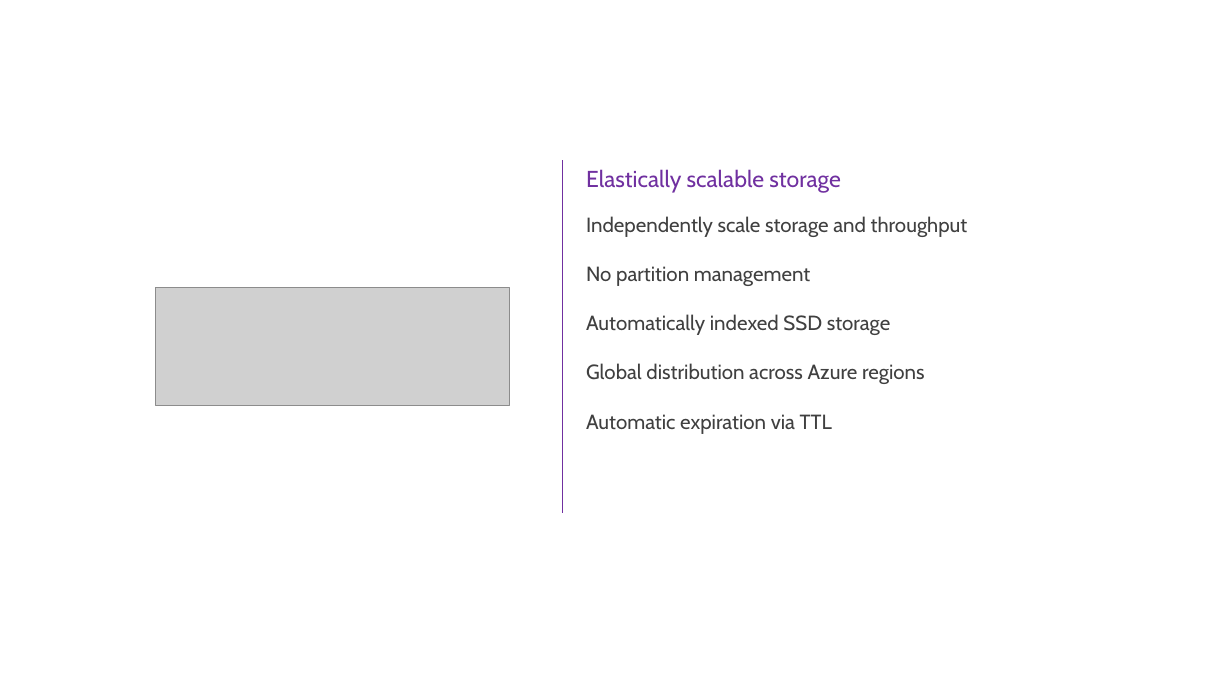
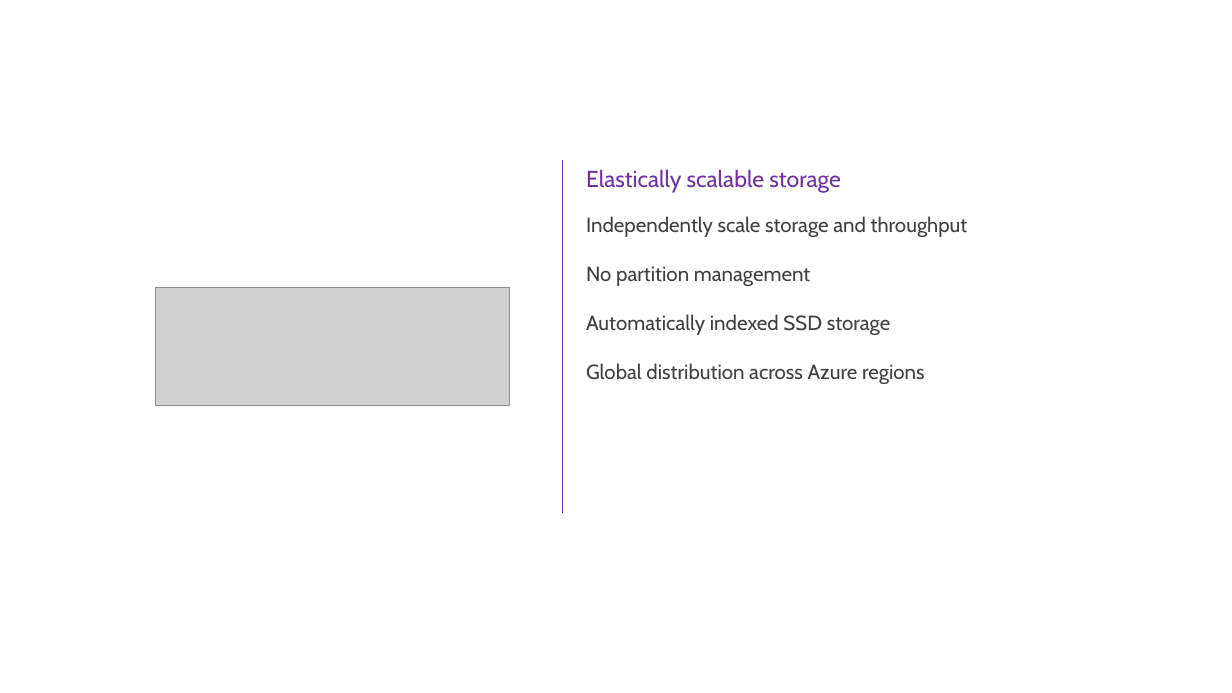
Before and after one commit to noodlefrenzy/CognitiveServicesTutorial, a slide deck: slide 3 of Presentations/AI Immersion - Phase 1 - DocumentDB.pptx. Drawn at 1232x693 pixels with LibreOffice and Linux fonts; fonts in the diff are those of the drawing; grey boxes stand for pictures; background and template pictures are left out. Boxes give left, top, right and bottom in pixels: in the first picture for what was removed or moved away, otherwise in the second. Text is boxed around its words. In the diff, an @@ line names an element or a change of style, - is before the commit and + after.

```diff
--- a/Presentations/AI Immersion - Phase 1 - DocumentDB.pptx
+++ b/Presentations/AI Immersion - Phase 1 - DocumentDB.pptx
@@ text at [586,414,832,434]: paragraph removed @@
-Automatic expiration via TTL
```
Also in this commit, not shown: 1 other slide changed, 1 slide removed.
